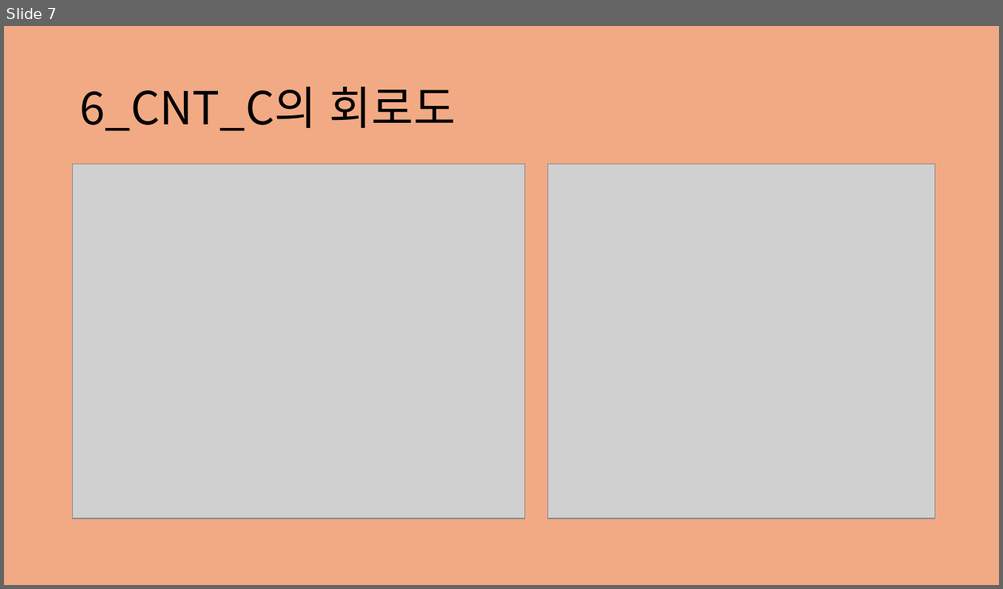
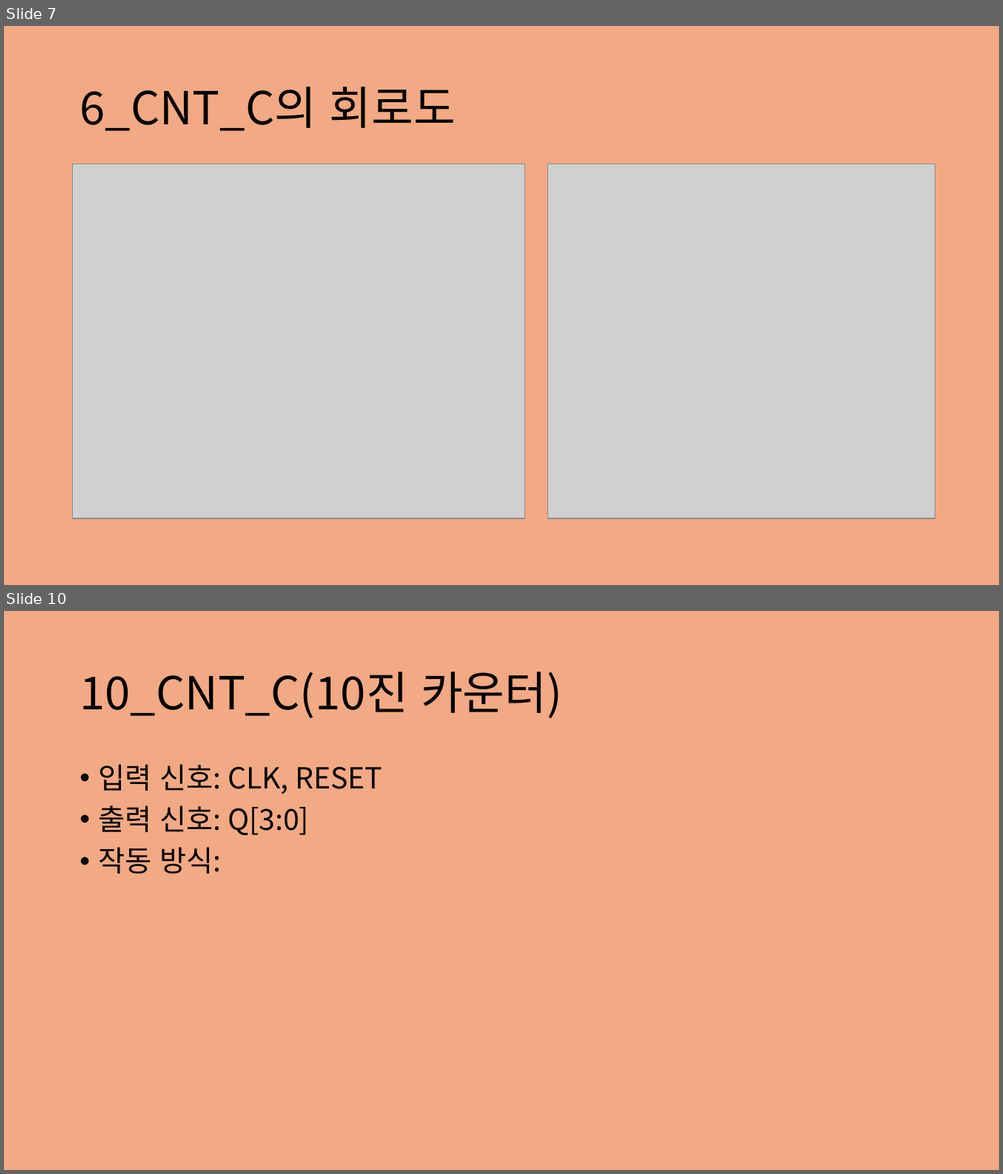
Before and after one commit to jwl1109/IOT, a slide deck: VLSI design 설계 실습/2025-05-29.pptx. Shown one above the other, each under a label of ours: slide 7 before the commit, slides 7 and 10 after it; the slides between them are not shown. The pictures are 1003x589 and 1003x1174 pixels, drawn with LibreOffice and Linux fonts; fonts in the diff are those of the drawing; grey boxes stand for pictures. Boxes give left, top, right and bottom in pixels: in the first picture for what was removed or moved away, otherwise in the second. Text is boxed around its words. In the diff, an @@ line names an element or a change of style, - is before the commit and + after.

```diff
--- a/VLSI design 설계 실습/2025-05-29.pptx
+++ b/VLSI design 설계 실습/2025-05-29.pptx
@@ slide 10 added at (4, 611, 999, 1170), background #F2AA84 @@
@@ title added at (79, 672, 562, 718), 44 pt, text #000000 @@
+10_CNT_C(10진 카운터)
@@ text added at (99, 764, 383, 874), 28 pt, text #000000 @@
+• 입력 신호: CLK, RESET
+• 출력 신호: Q[3:0]
+• 작동 방식:
```
Also in this commit, not shown: 1 slide changed, 1 other slide added, 2 slides removed.
